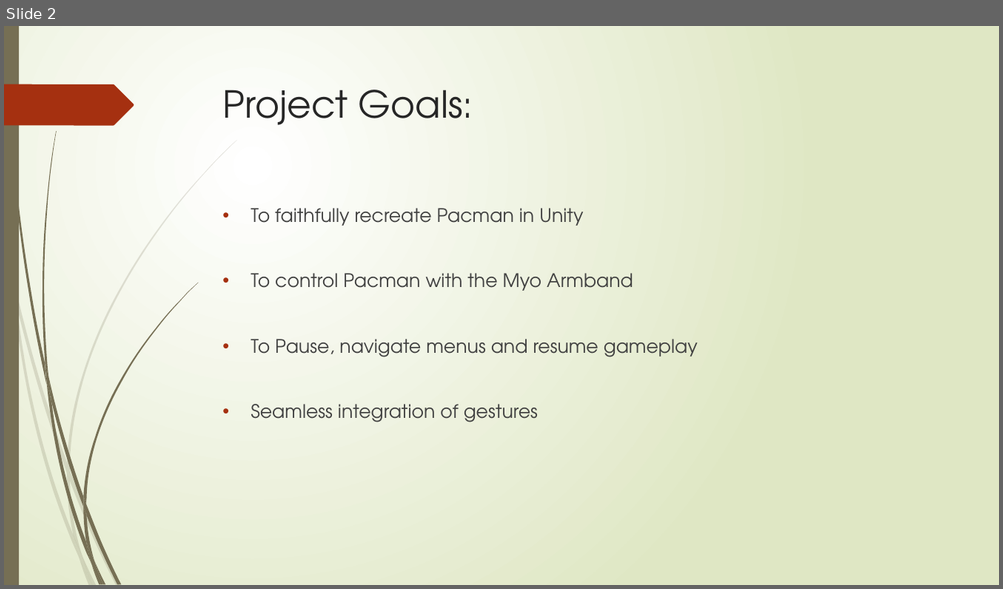
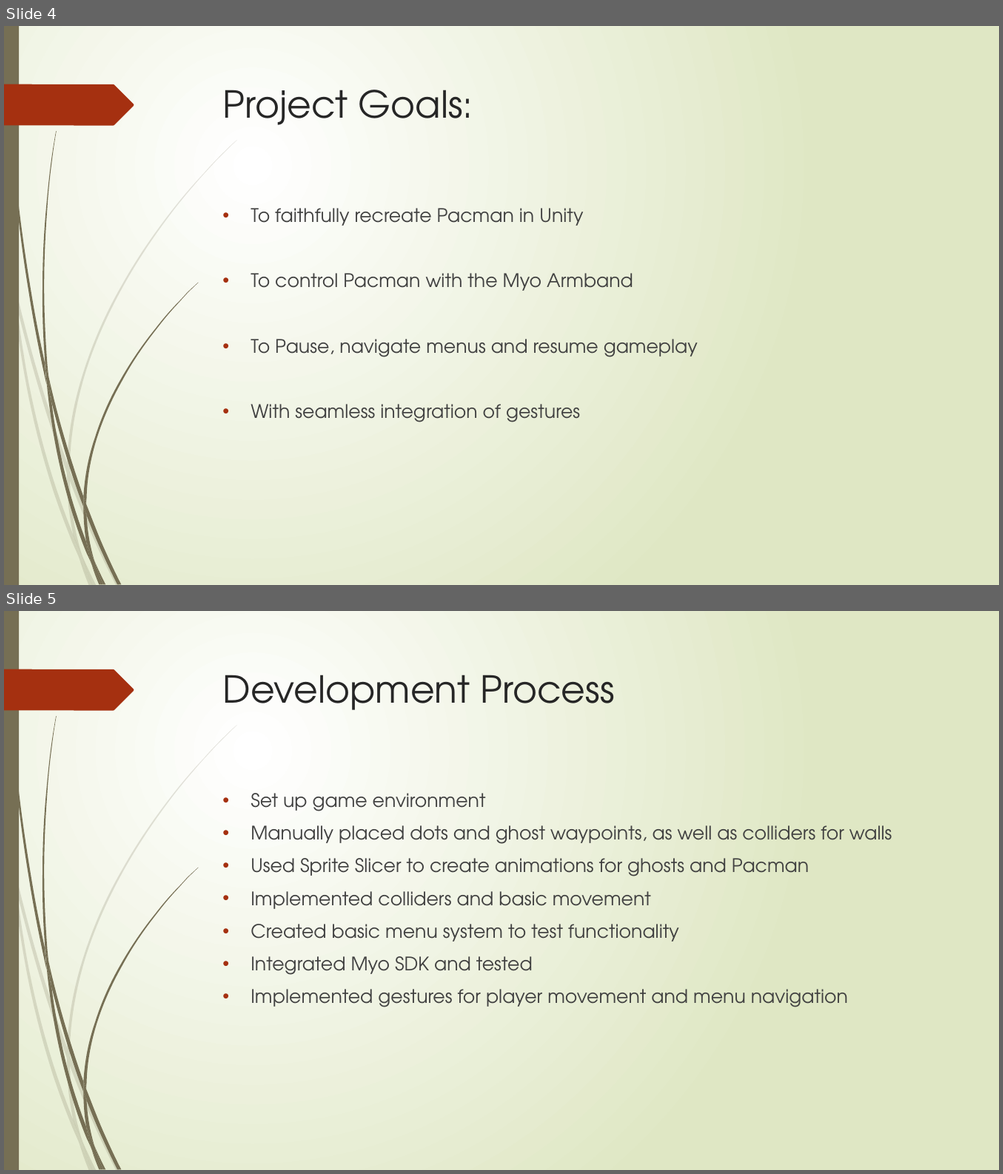
Before and after one commit to JKinsella1991/GestureBasedURI, a slide deck: GesturePresentation.pptx. Shown one above the other, each under a label of ours: slide 2 before the commit, slides 4 and 5 after it. The pictures are 1003x589 and 1003x1174 pixels, drawn with LibreOffice and Linux fonts; fonts in the diff are those of the drawing. Boxes give left, top, right and bottom in pixels: in the first picture for what was removed or moved away, otherwise in the second. Text is boxed around its words. In the diff, an @@ line names an element or a change of style, - is before the commit and + after.

```diff
--- a/GesturePresentation.pptx
+++ b/GesturePresentation.pptx
@@ slide 5 added at (x1=4, y1=611, x2=999, y2=1170), background gradient #FFFFFF to #DFE8C4; not listed: 24 template elements that a slide beside it also shows @@
@@ title added at (x1=223, y1=675, x2=614, y2=710), 36 pt, text #262626 @@
+Development Process
@@ text added at (x1=250, y1=793, x2=892, y2=1008), 18 pt, text #404040 @@
+• Set up game environment
+• Manually placed dots and ghost waypoints, as well as colliders for walls
+• Used Sprite Slicer to create animations for ghosts and Pacman
+• Implemented colliders and basic movement
+• Created basic menu system to test functionality
+• Integrated Myo SDK and tested
+• Implemented gestures for player movement and menu navigation
@@ what was slide 2 is now slide 4 @@
@@ slide 4 changed as well @@
@@ text at (x1=250, y1=404, x2=580, y2=423): text changed @@
-• Seamless integration of gestures
+• With seamless integration of gestures
```
Also in this commit, not shown: 5 other slides changed, 2 other slides added.
